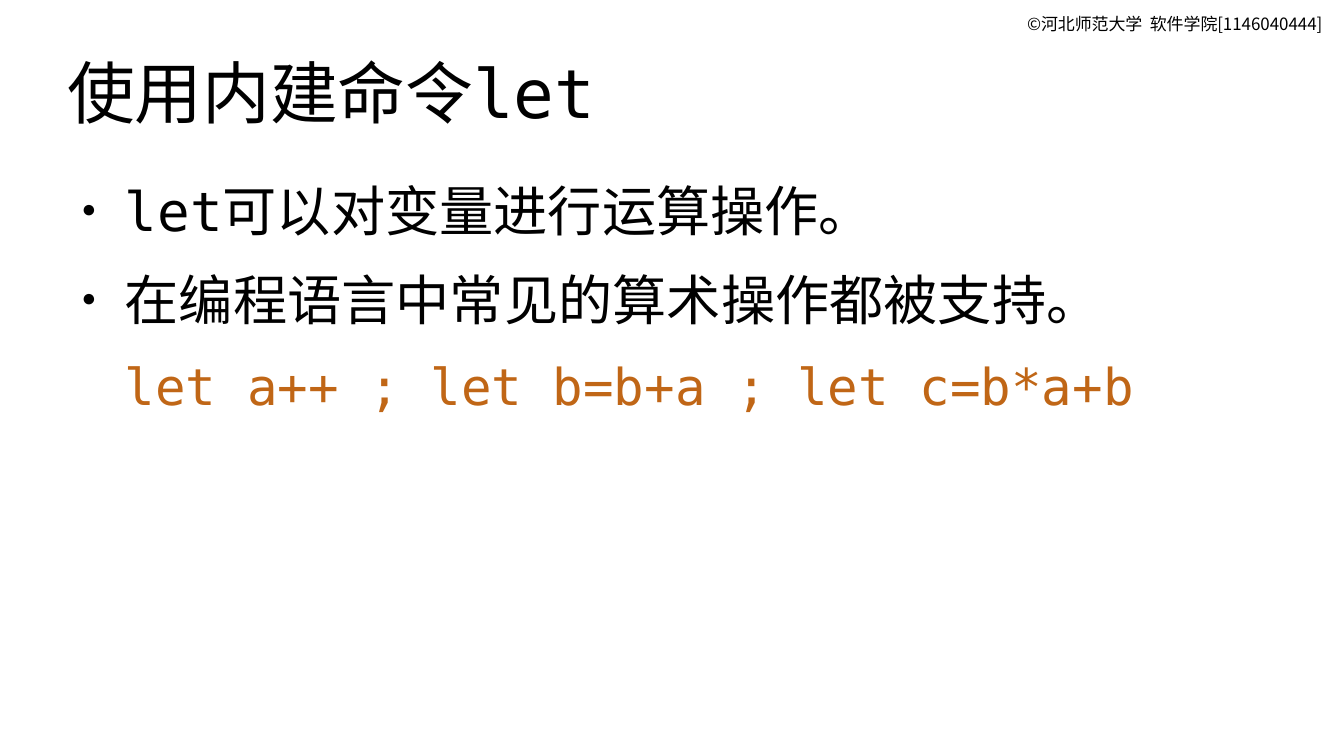
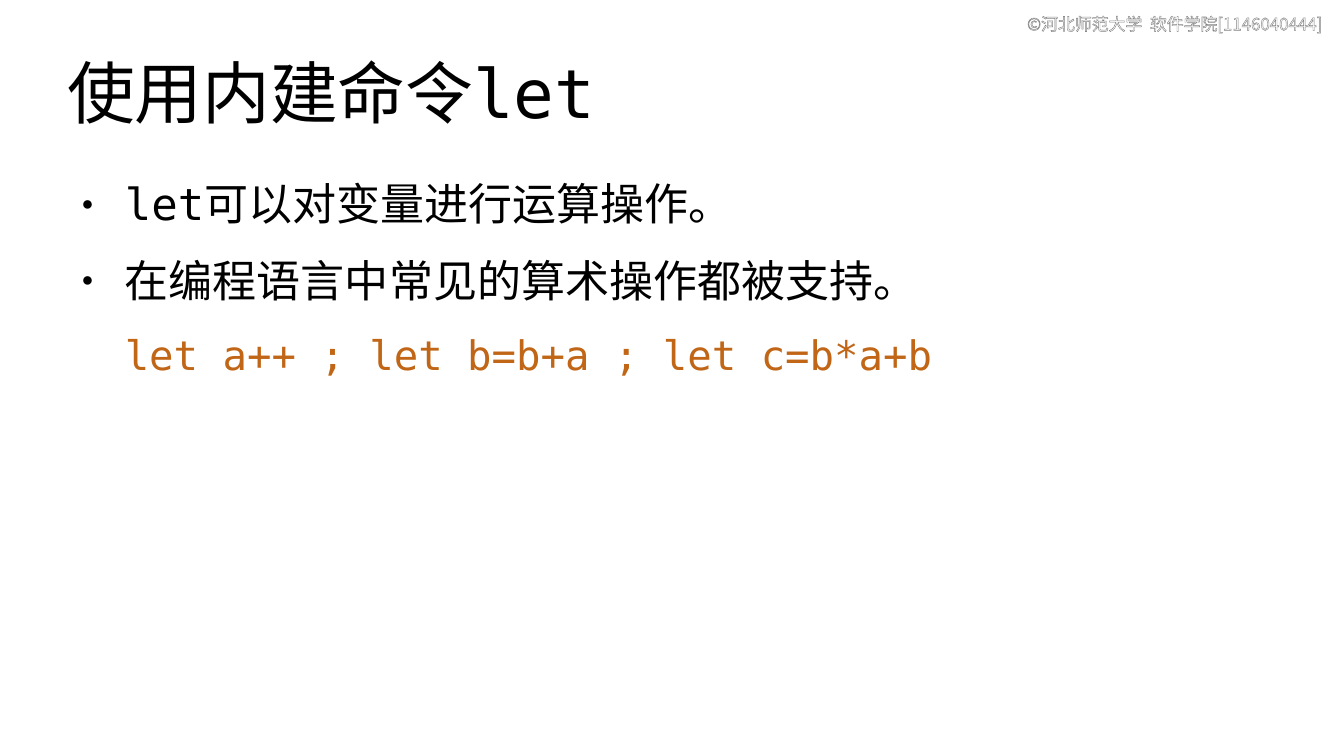
Before and after one commit to master-genius/linux-system, a slide deck: slide 17 of materials/slides/ch11-shell-script.odp (slide 16 before the commit). Drawn at 1344x756 pixels with LibreOffice and Linux fonts; fonts in the diff are those of the drawing. Boxes give left, top, right and bottom in pixels: in the first picture for what was removed or moved away, otherwise in the second. Text is boxed around its words. In the diff, an @@ line names an element or a change of style, - is before the commit and + after.

```diff
--- a/materials/slides/ch11-shell-script.odp
+++ b/materials/slides/ch11-shell-script.odp
@@ text "©河北师范大学 软件学院[1146040444]" at (x1=1027, y1=16, x2=1322, y2=34): text colour #000000 to #FFFFFF, letter outline none to #808080 0.75 pt @@
@@ text "let可以对变量进行运算操作。" at (x1=125, y1=185, x2=932, y2=371): size 32 to 26 pt in "let可以对变量进行运算操作。", "在编程语言中常见的算术操作都被支持。"; size 30 to 24 pt in "let a++ ; let b=b+a ; let ..." @@
```
Also in this commit, not shown: 18 other slides changed, 16 slides added, 3 other files.
